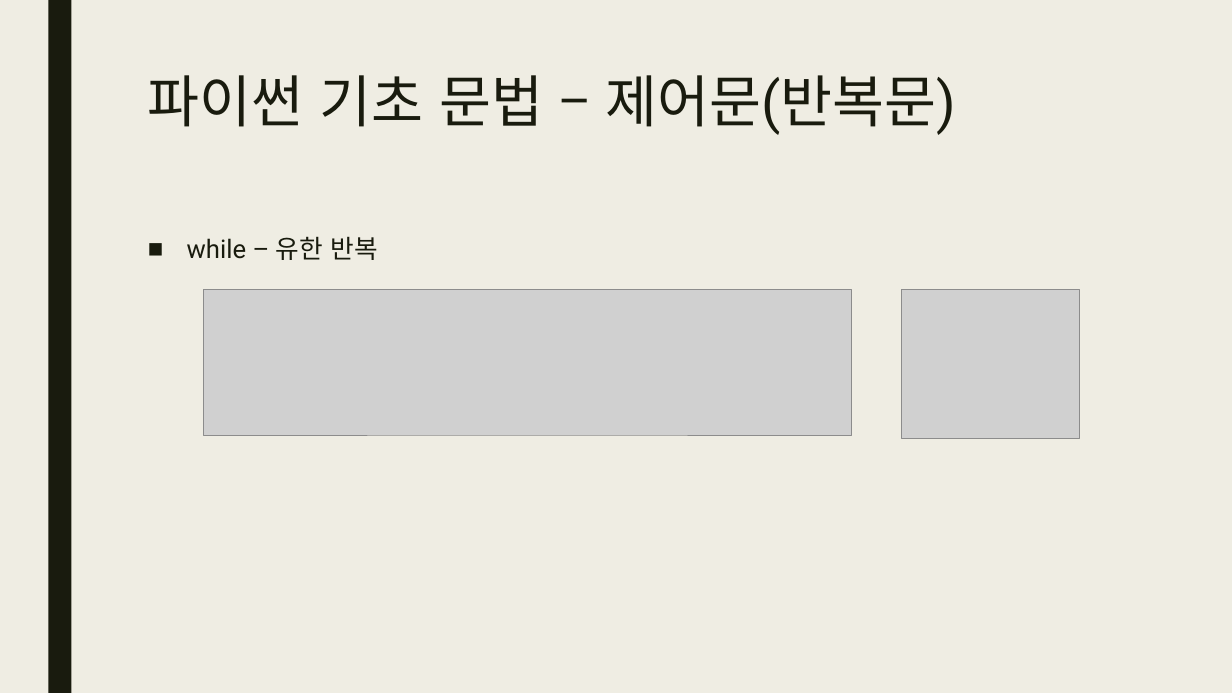
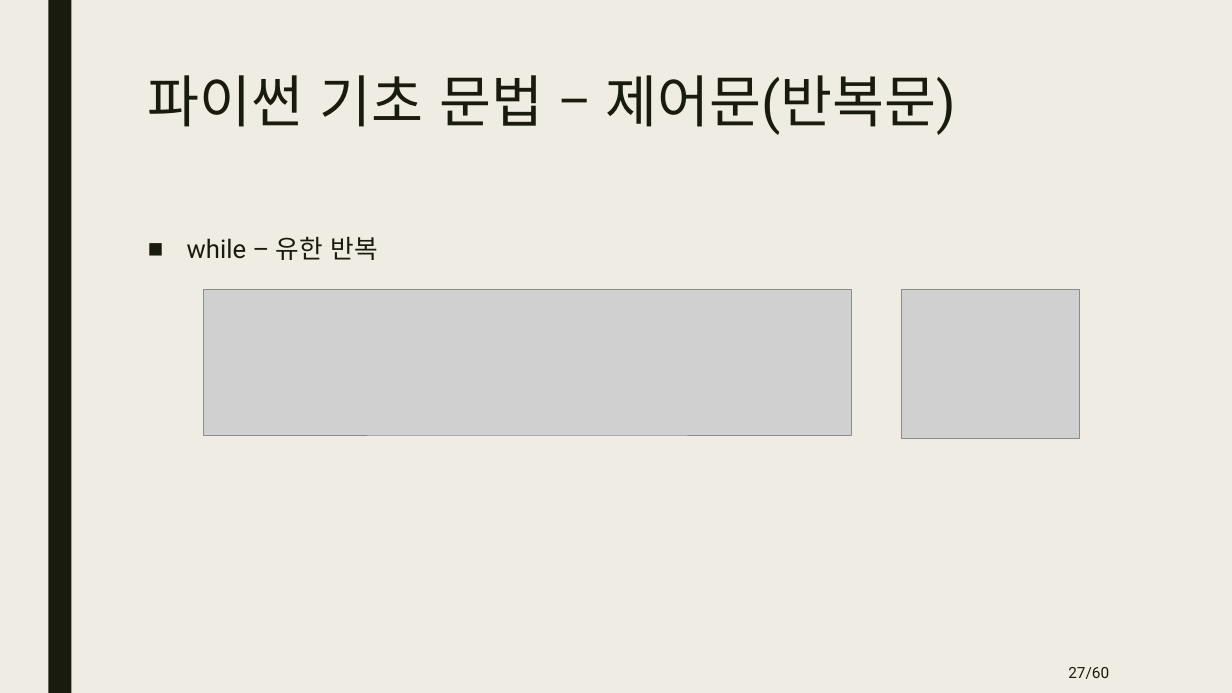
Before and after one commit to DongJoonLeeDJ/AI_305_7_20220627, a slide deck: slide 27 of djpython/파이썬 기초.pptx (slide 26 before the commit). Drawn at 1232x693 pixels with LibreOffice and Linux fonts; fonts in the diff are those of the drawing; grey boxes stand for pictures. Boxes give left, top, right and bottom in pixels: in the first picture for what was removed or moved away, otherwise in the second. Text is boxed around its words. In the diff, an @@ line names an element or a change of style, - is before the commit and + after.

```diff
--- a/djpython/파이썬 기초.pptx
+++ b/djpython/파이썬 기초.pptx
@@ page number added at [1068,667,1109,679], 12 pt, text #191B0E @@
+27/60
```
Also in this commit, not shown: 55 other slides changed, 3 slides added, 2 other files.
